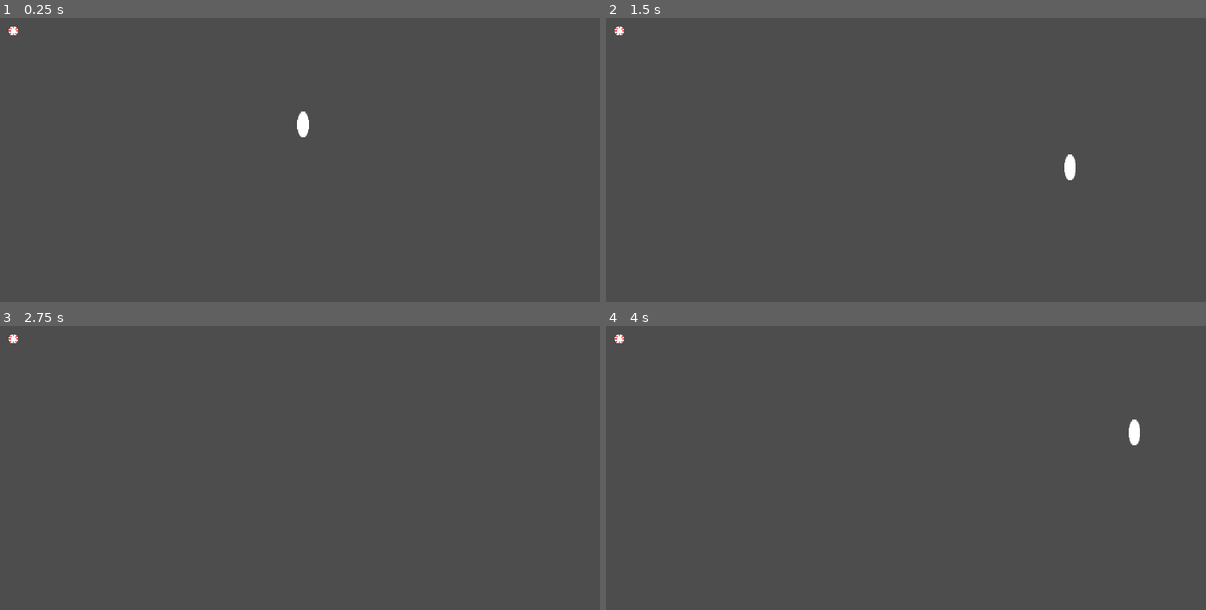
Above: before the commit, frames 1-4 (two rows, left to right).
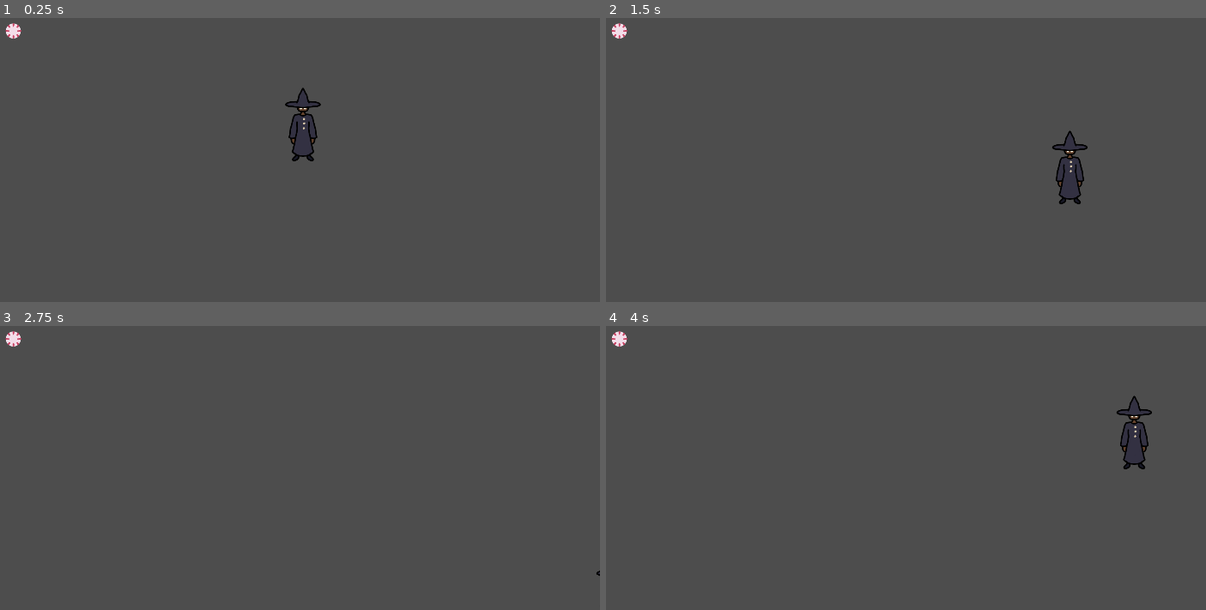
Above: after the commit, the same moments.

Repository: aryuserious/witch-in-training
Game: Godot game, scene res://scenes/level_1.tscn
Two runs of this game, one before a commit and one after it. Both use one fixed random seed, a clock stepped at 60 frames per second and the inputs below.
Inputs:
- Up to frame 1 (0.25 s): no input
- Up to frame 2 (1.5 s): tap Enter at 0.5 s; hold D (right) 0.53-1.28 s; tap Q (drop) at 0.6 s; hold S (down) from 1.28 s (still down); tap E (pickup) at 1.35 s
- Up to frame 3 (2.75 s): release S (down) at 2.03 s; hold D (right) from 2.03 s (still down); tap Q (drop) at 2.1 s
- Up to frame 4 (4 s): release D (right) at 2.78 s; hold W (up) 2.78-3.53 s; tap E (pickup) at 2.85 s; tap Space at 3.5 s; hold A (left) from 3.53 s (still down); tap Q (drop) at 3.6 s

The runs differ from the first frame. In frame 1, 0.9% of the frame differs, in the area x 0-54%, y 1-51%; in frame 2, 0.9%; in frame 3, 0.1%; in frame 4, 0.9%.

Commit message:
added krita assets for player and peppermint

Diff:
--- a/scenes/level_1.tscn
+++ b/scenes/level_1.tscn
@@ -9,4 +9,4 @@
 position = Vector2(545, 292)
 
 [node name="PeppermintCandyIngredient" parent="." instance=ExtResource("2_ko811")]
-position = Vector2(616, 387)
+position = Vector2(600, 374)
--- a/scenes/peppermint_candy_ingredient.tscn
+++ b/scenes/peppermint_candy_ingredient.tscn
@@ -1,8 +1,7 @@
-[gd_scene load_steps=5 format=3 uid="uid://7uagnpdsdv57"]
+[gd_scene load_steps=4 format=3 uid="uid://7uagnpdsdv57"]
 
 [ext_resource type="Script" path="res://scripts/ingredient.gd" id="1_vuxb1"]
-[ext_resource type="Texture2D" uid="uid://lg0dk8lf2dn4" path="res://assets/circle0.png" id="2_p2dkn"]
-[ext_resource type="Texture2D" uid="uid://dj4ygkw1wgugc" path="res://assets/Block0.png" id="3_o7g74"]
+[ext_resource type="Texture2D" uid="uid://d3v77sveuc4qg" path="res://assets/ingredients.png" id="2_a7wxe"]
 
 [sub_resource type="CircleShape2D" id="CircleShape2D_62y6x"]
 radius = 12.0
@@ -15,61 +14,10 @@
 scale = Vector2(0.8, 0.8)
 
 [node name="Sprite2D" type="Sprite2D" parent="Sprites"]
-texture = ExtResource("2_p2dkn")
-
-[node name="RedLine" type="Sprite2D" parent="Sprites"]
-modulate = Color(1, 0.31, 0.31, 1)
-position = Vector2(0, -6.5)
-scale = Vector2(0.125, 0.1875)
-texture = ExtResource("3_o7g74")
-
-[node name="RedLine4" type="Sprite2D" parent="Sprites"]
-modulate = Color(1, 0.31, 0.31, 1)
-position = Vector2(0, 6.5)
-scale = Vector2(0.125, 0.1875)
-texture = ExtResource("3_o7g74")
-
-[node name="RedLine2" type="Sprite2D" parent="Sprites"]
-modulate = Color(1, 0.31, 0.31, 1)
-position = Vector2(6.58286, -1.82336e-08)
-rotation = 1.5708
-scale = Vector2(0.125, 0.166643)
-texture = ExtResource("3_o7g74")
-
-[node name="RedLine3" type="Sprite2D" parent="Sprites"]
-modulate = Color(1, 0.31, 0.31, 1)
-position = Vector2(-6.20744, -9.574e-07)
-rotation = 1.5708
-scale = Vector2(0.125, 0.213571)
-texture = ExtResource("3_o7g74")
-
-[node name="RedLine5" type="Sprite2D" parent="Sprites"]
-modulate = Color(1, 0.31, 0.31, 1)
-position = Vector2(-5, 5)
-rotation = 0.802253
-scale = Vector2(0.125, 0.213571)
-texture = ExtResource("3_o7g74")
-
-[node name="RedLine6" type="Sprite2D" parent="Sprites"]
-modulate = Color(1, 0.31, 0.31, 1)
-position = Vector2(5, -4)
-rotation = 0.802253
-scale = Vector2(0.125, 0.213571)
-texture = ExtResource("3_o7g74")
-
-[node name="RedLine7" type="Sprite2D" parent="Sprites"]
-modulate = Color(1, 0.31, 0.31, 1)
-position = Vector2(-5, -4)
-rotation = 2.16871
-scale = Vector2(0.125, 0.213571)
-texture = ExtResource("3_o7g74")
-
-[node name="RedLine8" type="Sprite2D" parent="Sprites"]
-modulate = Color(1, 0.31, 0.31, 1)
-position = Vector2(4, 5)
-rotation = 2.16871
-scale = Vector2(0.125, 0.213571)
-texture = ExtResource("3_o7g74")
+scale = Vector2(0.5, 0.5)
+texture = ExtResource("2_a7wxe")
+region_enabled = true
+region_rect = Rect2(5.95317, 15.1818, 60.1552, 59.1299)
 
 [node name="CollisionShape2D" type="CollisionShape2D" parent="."]
 shape = SubResource("CircleShape2D_62y6x")
--- a/scenes/player.tscn
+++ b/scenes/player.tscn
@@ -1,23 +1,26 @@
 [gd_scene load_steps=5 format=3 uid="uid://c5sekepb63mku"]
 
 [ext_resource type="Script" path="res://scripts/player.gd" id="1_u0nfh"]
-[ext_resource type="Texture2D" uid="uid://lg0dk8lf2dn4" path="res://assets/circle0.png" id="1_w6kfm"]
+[ext_resource type="Texture2D" uid="uid://di5lr3dycx46x" path="res://assets/player.png" id="2_gck5r"]
 
 [sub_resource type="CapsuleShape2D" id="CapsuleShape2D_dtcbc"]
-radius = 8.0
-height = 36.0
+radius = 21.0
+height = 100.0
 
 [sub_resource type="CircleShape2D" id="CircleShape2D_7ixw2"]
-radius = 30.0167
+radius = 67.0
 
 [node name="Player" type="CharacterBody2D"]
 script = ExtResource("1_u0nfh")
 
 [node name="Sprite2D" type="Sprite2D" parent="."]
-scale = Vector2(1, 2.25)
-texture = ExtResource("1_w6kfm")
+scale = Vector2(0.5, 0.5)
+texture = ExtResource("2_gck5r")
+region_enabled = true
+region_rect = Rect2(921.162, 212.275, 112.697, 215.12)
 
 [node name="CollisionShape2D" type="CollisionShape2D" parent="."]
+position = Vector2(0, 1)
 shape = SubResource("CapsuleShape2D_dtcbc")
 
 [node name="Detection" type="Area2D" parent="."]
@@ -25,5 +28,8 @@
 [node name="CollisionShape2D" type="CollisionShape2D" parent="Detection"]
 shape = SubResource("CircleShape2D_7ixw2")
 
+[node name="HandPosition" type="Node2D" parent="."]
+position = Vector2(-14, 23)
+
 [connection signal="area_entered" from="Detection" to="." method="_on_detection_area_entered"]
 [connection signal="area_exited" from="Detection" to="." method="_on_detection_area_exited"]
--- a/scripts/player.gd
+++ b/scripts/player.gd
@@ -24,8 +24,7 @@
 
     if current_ingredient:
         # ingredient looks like its being held by the player
-        current_ingredient.position = position
-        current_ingredient.position.x -= 5
+        current_ingredient.position = $HandPosition.global_position
 
 
 func move():
Binary file added: assets/ingredients.png
Not shown, added: assets/ingredients.png.import
Binary file added: assets/player.png
Not shown, added: assets/player.png.import
Not shown, added: assets/ingredients.png~
Not shown, added: assets/player.png~
